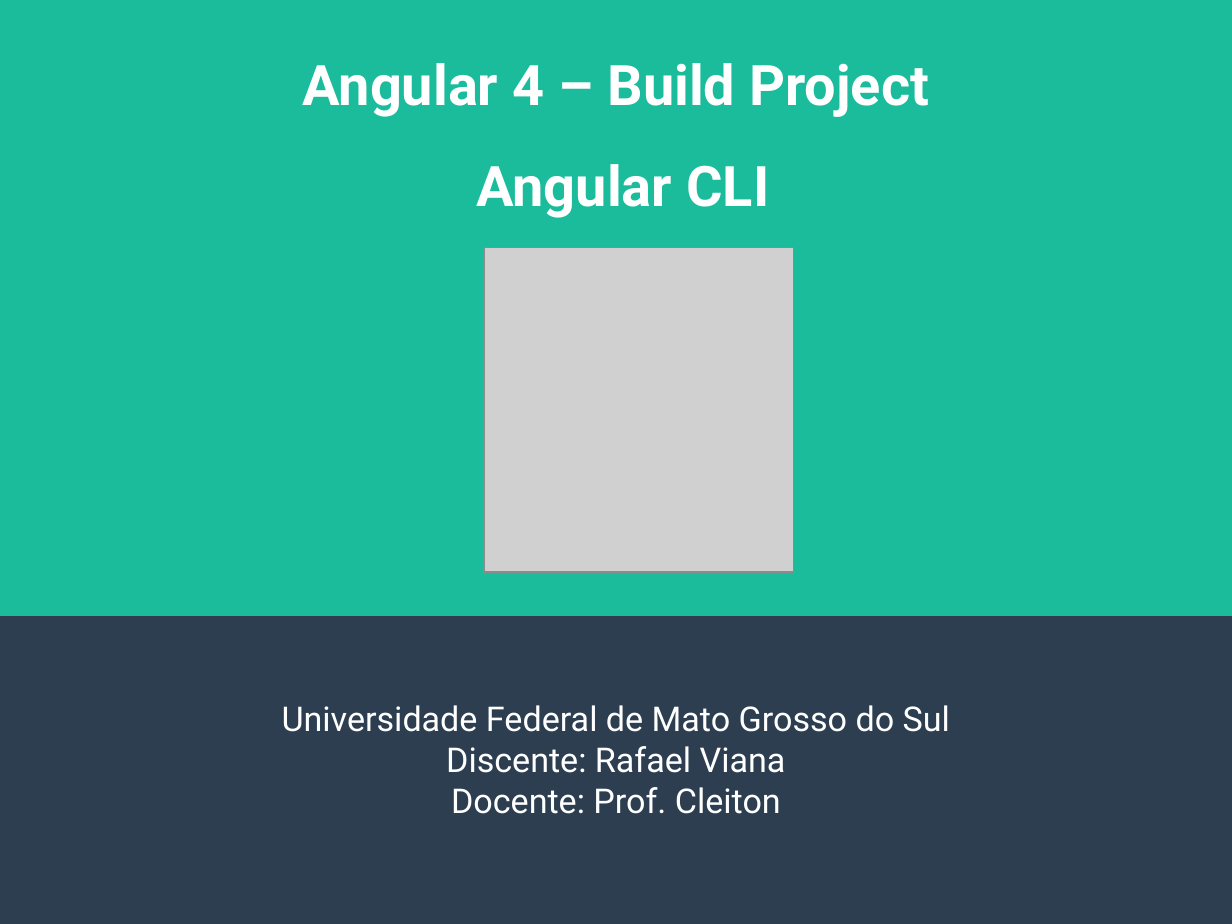
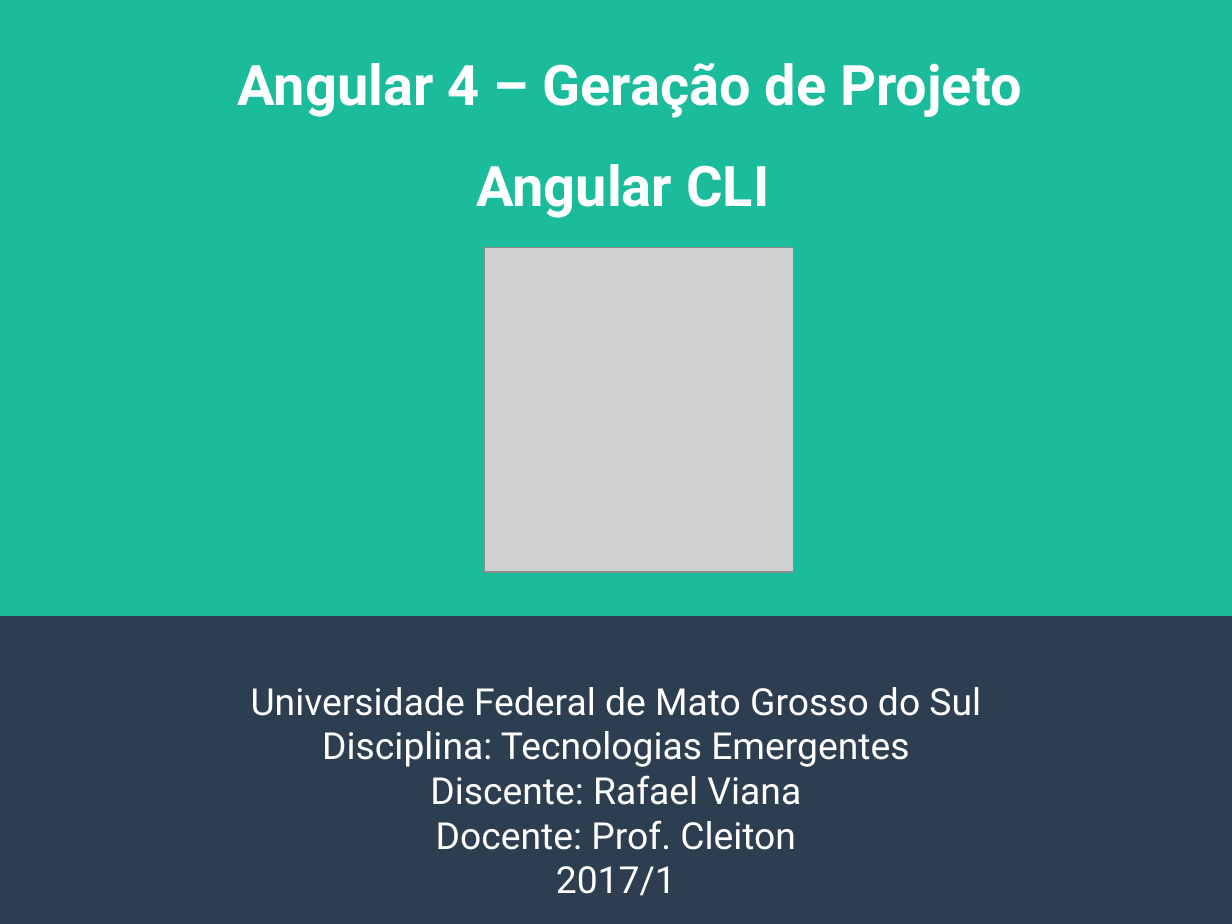
Before and after one commit to rafaelgov95/TE, a slide deck: slide 1 of Apresentação/Angular-4.odp. Drawn at 1232x924 pixels with LibreOffice and Linux fonts; fonts in the diff are those of the drawing; grey boxes stand for pictures. Boxes give left, top, right and bottom in pixels: in the first picture for what was removed or moved away, otherwise in the second. Text is boxed around its words. In the diff, an @@ line names an element or a change of style, - is before the commit and + after.

```diff
--- a/Apresentação/Angular-4.odp
+++ b/Apresentação/Angular-4.odp
@@ title at [238,63,1021,218]: text changed @@
-Angular 4 – Build Project
-Angular CLI
+Angular 4 – Geração de Projeto
+Angular CLI
@@ subtitle "Universidade Federal de Mato Grosso ...": place and size @@
-subtitle "Universidade Federal de Mato Grosso ..." at [282,705,950,814]
+subtitle "Universidade Federal de Mato Grosso ..." at [251,687,981,896]
@@ subtitle at [251,687,981,850]: size 22 to 24 pt in "Universidade Federal de Mato Grosso do Sul", "Discente: Rafael Viana", "Docente: Prof. Cleiton" @@
@@ subtitle at [322,731,909,767]: paragraph added @@
+Disciplina: Tecnologias Emergentes
@@ subtitle at [556,866,676,896]: paragraph added @@
+2017/1
```
Also in this commit, not shown: 3 other slides changed, 14 slides added, 2 slides removed, 1 other file.
